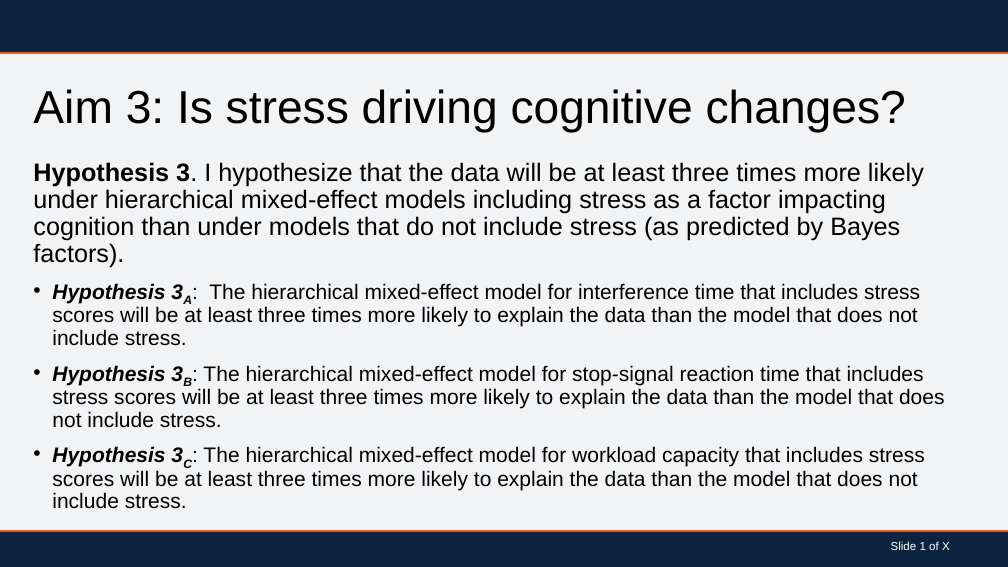
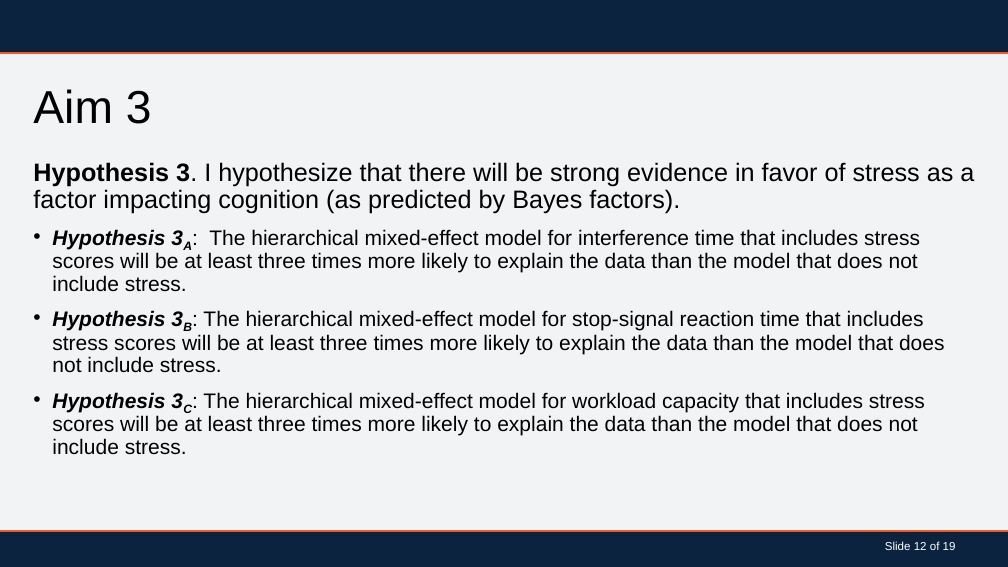
Before and after one commit to BLScheuler/Dissertation, a slide deck: slide 13 of Dissertation_PowerPoint.pptx (slide 11 before the commit). Drawn at 1008x567 pixels with LibreOffice and Linux fonts; fonts in the diff are those of the drawing; background and template pictures are left out. Boxes give left, top, right and bottom in pixels: in the first picture for what was removed or moved away, otherwise in the second. Text is boxed around its words. In the diff, an @@ line names an element or a change of style, - is before the commit and + after.

```diff
--- a/Dissertation_PowerPoint.pptx
+++ b/Dissertation_PowerPoint.pptx
@@ title at (x1=33, y1=89, x2=152, y2=124): text changed @@
-Aim 3: Is stress driving cognitive changes?
+Aim 3
@@ text at (x1=33, y1=162, x2=974, y2=214): text changed @@
-Hypothesis 3. I hypothesize that the data will be at least three times more likely under hierarchical mixed-effect models including stress as a factor impacting cognition than under models that do not include stress (as predicted by Bayes factors).
+Hypothesis 3. I hypothesize that there will be strong evidence in favor of stress as a factor impacting cognition (as predicted by Bayes factors).
@@ text at (x1=885, y1=541, x2=956, y2=550): text changed @@
-Slide 1 of X
+Slide 12 of 19
```
Also in this commit, not shown: 11 other slides changed, 7 slides added.
